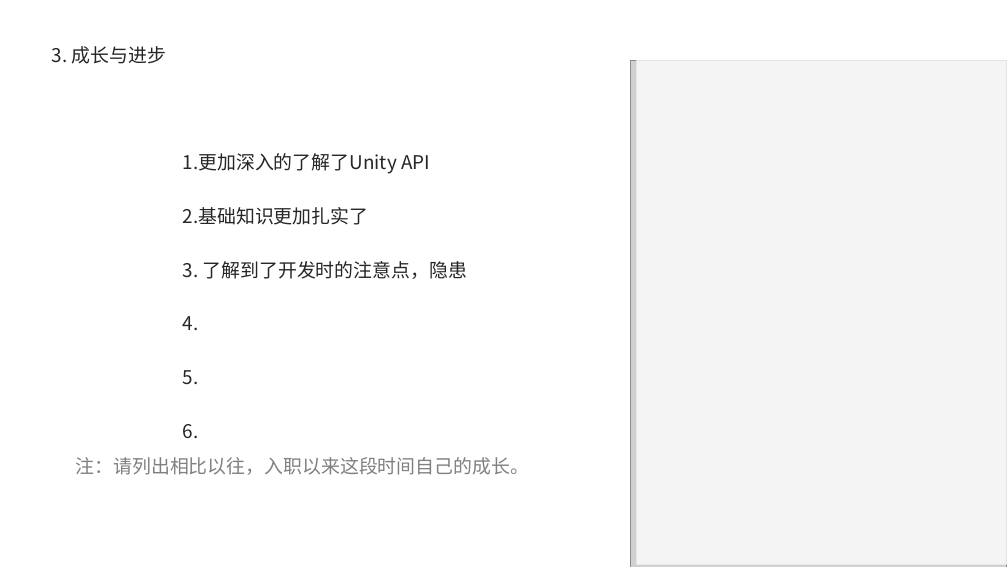
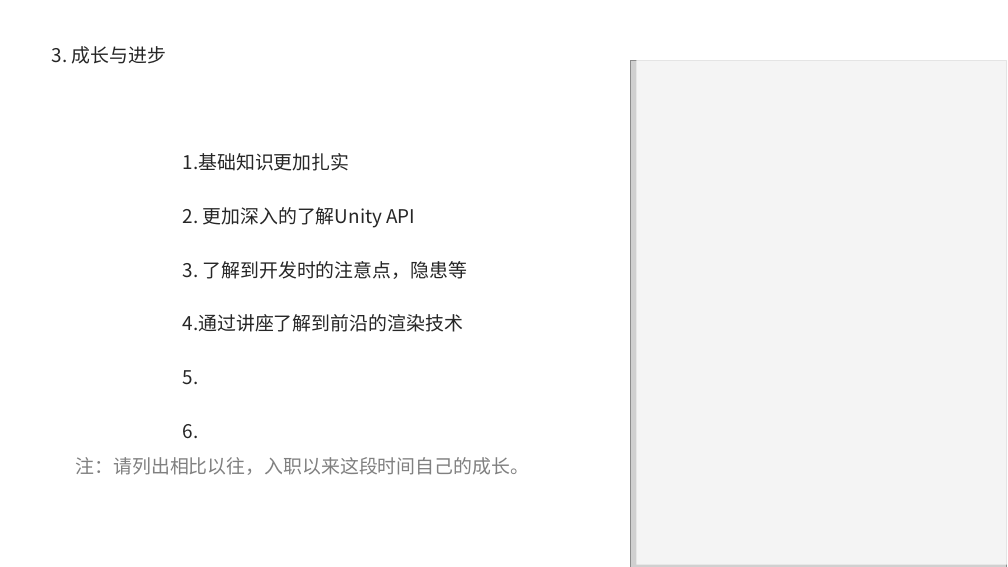
Before and after one commit to Hengle/UnityLearn-1, a slide deck: slide 5 of 转正答辩PPT_篮球前端_王祖雄.pptx. Drawn at 1008x567 pixels with LibreOffice and Linux fonts; fonts in the diff are those of the drawing; grey boxes stand for pictures; background and template pictures are left out. Boxes give left, top, right and bottom in pixels: in the first picture for what was removed or moved away, otherwise in the second. Text is boxed around its words. In the diff, an @@ line names an element or a change of style, - is before the commit and + after.

```diff
--- a/转正答辩PPT_篮球前端_王祖雄.pptx
+++ b/转正答辩PPT_篮球前端_王祖雄.pptx
@@ text at box(183, 153, 468, 332): text changed @@
-1.更加深入的了解了Unity API
-2.基础知识更加扎实了
-3. 了解到了开发时的注意点，隐患
-4.
+1.基础知识更加扎实
+2. 更加深入的了解Unity API
+3. 了解到开发时的注意点，隐患等
+4.通过讲座了解到前沿的渲染技术
```
Also in this commit, not shown: 4 other slides changed.
